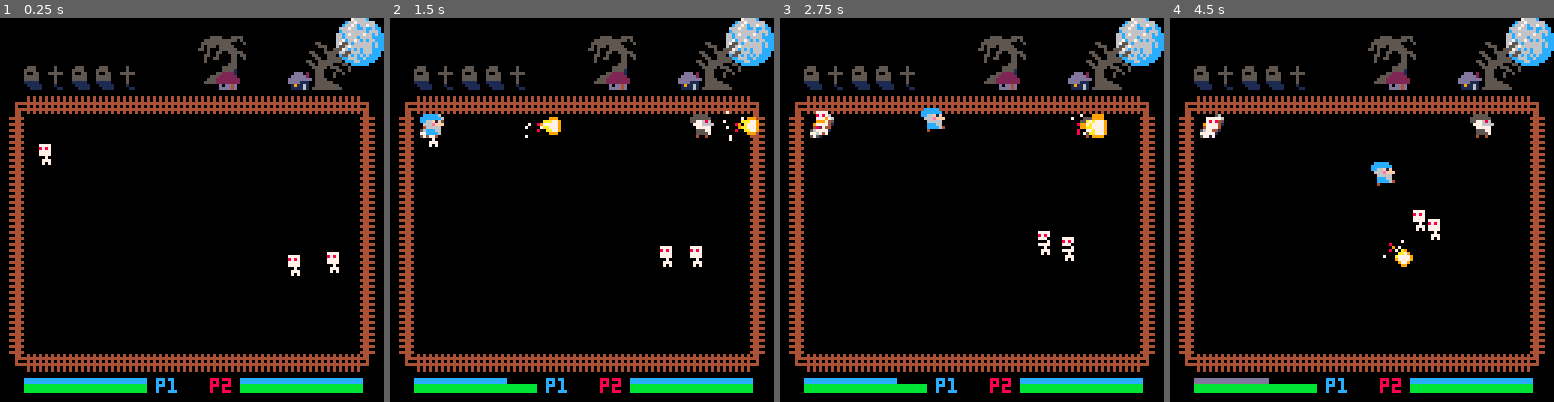
Above: before the commit, frames 1-4 (left to right).
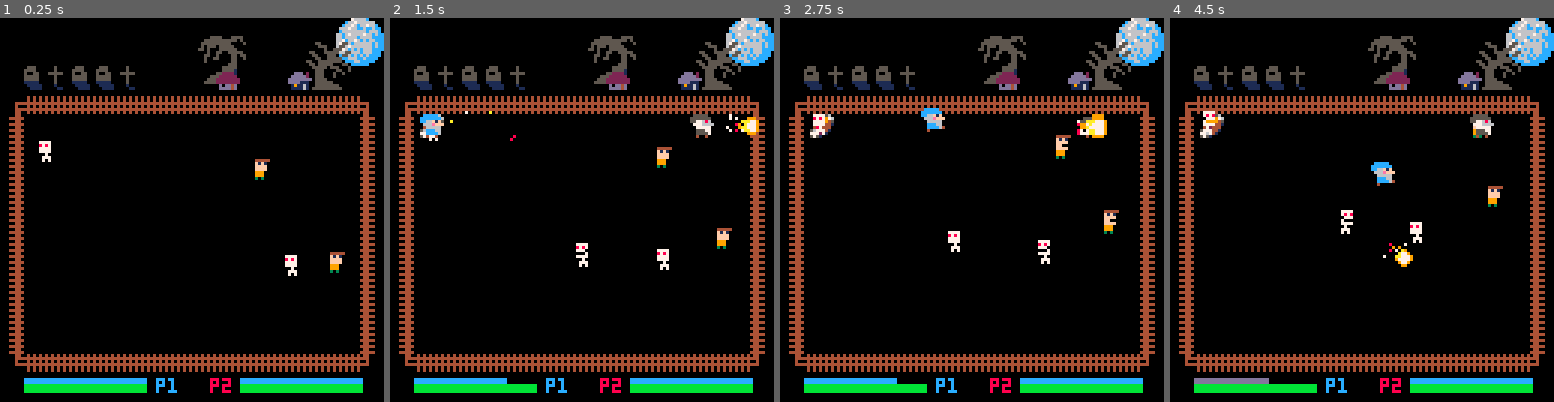
Above: after the commit, the same moments.

Repository: ravertass/wizardkingz
Game: PICO-8 cartridge wizardz.p8
Two runs of this game, one before a commit and one after it. Both use one fixed random seed, a clock stepped at 60 frames per second and the inputs below.
Inputs:
- Up to frame 1 (0.25 s): no input
- Up to frame 2 (1.5 s): tap X (X key) at 0.33, 1.07 s; tap O (Z key) at 0.7 s
- Up to frame 3 (2.75 s): hold Right 1.6-2.1 s; tap O (Z key) at 1.7, 2.1, 2.5 s; tap X (X key) at 1.85 s; hold Up 2.15-2.42 s; hold Right from 2.47 s (still down)
- Up to frame 4 (4.5 s): tap O (Z key) every 0.4 s from 2.9 to 4.1 s; tap X (X key) at 2.97, 4.08 s; release Right at 3.03 s; hold Left 3.08-3.58 s; hold Down 3.63-3.97 s; hold Right from 4.02 s (still down)

The runs differ from the first frame. In frame 1, 0.5% of the frame differs, in the area x 10-90%, y 32-68%; in frame 2, 1.1%, in the area x 10-93%, y 24-66%; in frame 3, 1.0%; in frame 4, 0.9%.

Commit message:
The hoomans are alive!!!

Diff:
--- a/wizardz.p8
+++ b/wizardz.p8
@@ -132,11 +132,12 @@
   skeltals = {}
   humans = {}
   projectiles = {}
-  fire_particles = {}
+  expl_particles = {}
   baits = {}
   add_skeltal()
   add_skeltal()
-  add_skeltal()
+  add_human()
+  add_human()
   init_startscreen()
   music(c_song_1)
 end
@@ -309,6 +310,7 @@
     update_player(pl2)
     foreach(baits, update_entity)
     foreach(skeltals, update_entity)
+    foreach(humans, update_entity)
     foreach(projectiles, update_entity)
   end
   ---- diagnostics ----
@@ -450,7 +452,7 @@
 
 function player_skeltal_collision(pl, skeltal)
   local pl_rect = player_rect(pl)
-  local skeltal_rect = skeltal_rect(skeltal)
+  local skeltal_rect = enemy_rect(skeltal)
   if intersect(pl_rect, skeltal_rect) then
     take_damage(pl)
   end
@@ -506,27 +508,41 @@
   e.y += dy
 end
 
-function kill(target, wpn)
+function kill_skeltal(s, wpn)
   sfx(sfx_expl, 2)
-  del(skeltals, target)
+  del(skeltals, s)
   del(projectiles, wpn)
   add_skeltal()
   add_skeltal()
-  create_skeltal_particles(skeltal, wpn)
-end
-
-cols_skeltal = {7,8,10}
-function create_skeltal_particles(skeltal, fireball)
-  local x = skeltal.x+3
-  local y = skeltal.y+3
-  local dxoffs = skeltal.vel.x + 0.5*fireball.vel.x
-  local dyoffs = skeltal.vel.y + 0.5*fireball.vel.y
+  create_expl_particles(s, wpn)
+end
+
+function kill_human(h, wpn)
+  sfx(sfx_expl, 2)
+  del(humans, h)
+  del(projectiles, wpn)
+  add_human()
+  add_human()
+  create_expl_particles(h, wpn)
+end
+
+function create_expl_particles(target, wpn)
+  if target.type == 'skeltal' then
+    cols = {7,8,10}
+  else
+    cols = {3,4,5}
+  end
+
+  local x = target.x+3
+  local y = target.y+3
+  local dxoffs = target.vel.x + 0.5*wpn.vel.x
+  local dyoffs = target.vel.y + 0.5*wpn.vel.y
   for i = 1, 5 do
-    add(fire_particles, create_fire_particle(x, y, dxoffs, dyoffs, cols_skeltal[flr(rnd(3))+1]))
-  end
-end
-
-function create_fire_particle(x, y, dxoffs, dyoffs, col)
+    add(expl_particles, create_expl_particle(x, y, dxoffs, dyoffs, cols[flr(rnd(3))+1]))
+  end
+end
+
+function create_expl_particle(x, y, dxoffs, dyoffs, col)
   return {
     x = x,
     y = y,
@@ -538,13 +554,13 @@
  }
 end
 
-function update_fire_particle(particle)
+function update_expl_particle(particle)
   particle.x += particle.dx
   particle.y += particle.dy
   particle.dy += particle.ddy
   particle.count -= 1
   if particle.count < 1 then
-    del(fire_particles, particle)
+    del(expl_particles, particle)
   end
 end
 
@@ -552,17 +568,31 @@
   for i = 1, #skeltals do
     skeltal = skeltals[i]
     if intersect(
-      skeltal_rect(skeltal),
+      enemy_rect(skeltal),
       {fireball.x+1, fireball.y+2,
         fireball.x+6, fireball.y+6})
     then
-      kill(skeltal, fireball)
+      kill_skeltal(skeltal, fireball)
       return
     end
   end
 end
 
-function skeltal_rect(s)
+function iceball_collision(iceball)
+  for i = 1, #humans do
+    human = humans[i]
+    if intersect(
+      enemy_rect(human),
+      {iceball.x+1, iceball.y+2,
+        iceball.x+6, iceball.y+6})
+    then
+      kill_human(human, iceball)
+      return
+    end
+  end
+end
+
+function enemy_rect(s)
   return {
     s.x+1, s.y+1,
     s.x+6, s.y+9
@@ -590,6 +620,8 @@
 function update_entity(e)
   if e.type == "skeltal" then
     update_skeltal(e)
+  elseif e.type == "human" then
+    update_human(e)
   elseif e.type == "projectile" then
     update_projectile(e)
   elseif e.type == "bait" then
@@ -605,6 +637,19 @@
   elseif action == 9 then
     s.x = s.x + rnd(2) - 1
     s.y = s.y + rnd(2) - 1
+  else
+    -- do nothing
+  end
+end
+
+function update_human(h)
+  local action = flr(rnd(10))
+  if action <= 8 then
+    target = select_target(h)
+    follow(target, h)
+  elseif action == 9 then
+    h.x = h.x + rnd(2) - 1
+    h.y = h.y + rnd(2) - 1
   else
     -- do nothing
   end
@@ -652,6 +697,9 @@
   end
   if f.projectile_type == 'fireball' then
     fireball_collision(f)
+  end
+  if f.projectile_type == 'lightning_ball' then
+    iceball_collision(f)
   end
 end
 
@@ -757,8 +805,8 @@
   draw_players()
   foreach(projectiles, draw_entity)
   foreach(projectiles, update_projectile_spr)
-  foreach(fire_particles, update_fire_particle)
-  foreach(fire_particles, draw_fire_particle)
+  foreach(expl_particles, update_expl_particle)
+  foreach(expl_particles, draw_expl_particle)
   draw_manabars()
   draw_healthbars()
 end
@@ -902,7 +950,7 @@
   end
 end
 
-function draw_fire_particle(particle)
+function draw_expl_particle(particle)
   circ(particle.x, particle.y, 0, particle.col)
 end
 
